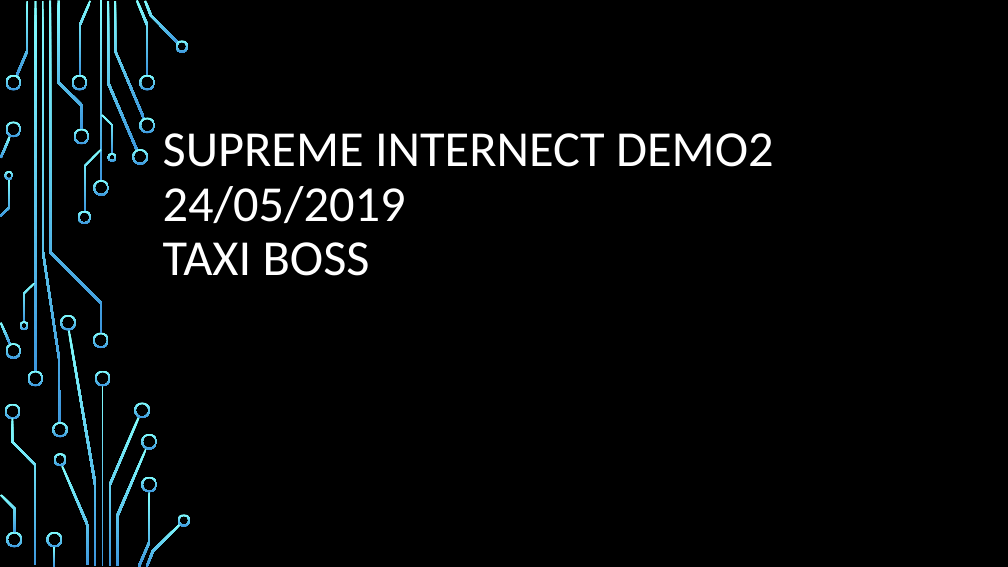
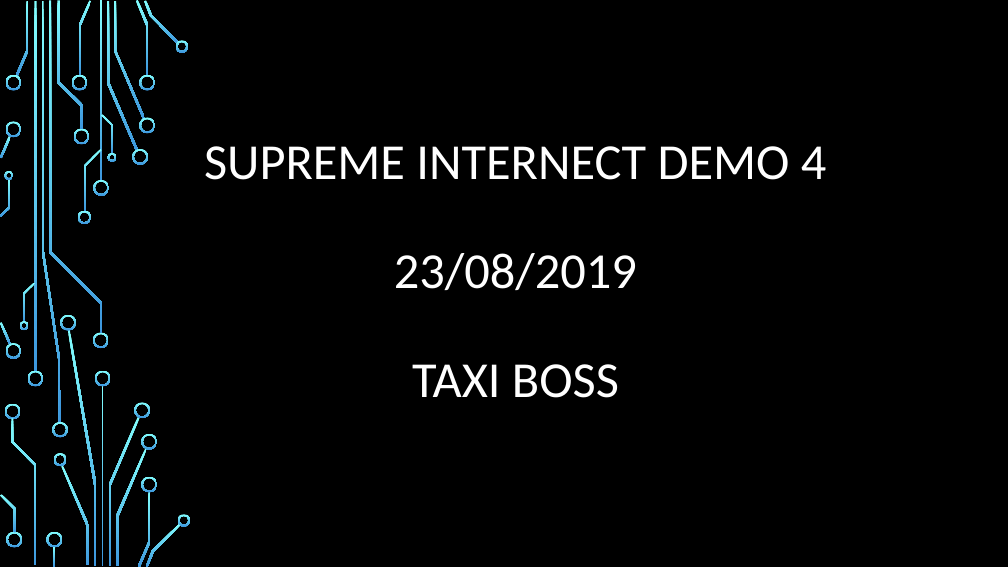
Before and after one commit to cos301-2019-se/Taxi-Boss, a slide deck: slide 1 of Supreme internect demo 1.pptx. Drawn at 1008x567 pixels with LibreOffice and Linux fonts; fonts in the diff are those of the drawing; background and template pictures are left out. Boxes give left, top, right and bottom in pixels: in the first picture for what was removed or moved away, otherwise in the second. Text is boxed around its words. In the diff, an @@ line names an element or a change of style, - is before the commit and + after.

```diff
--- a/Supreme internect demo 1.pptx
+++ b/Supreme internect demo 1.pptx
@@ title at (204, 146, 826, 398): text changed @@
-SUPREME INTERNECT DEMO2
-24/05/2019
-TAXI BOSS
+SUPREME INTERNECT DEMO 4
+23/08/2019
+TAXI BOSS
```
Also in this commit, not shown: 2 other slides changed, 8 slides added, 7 slides removed, 2 other files.
